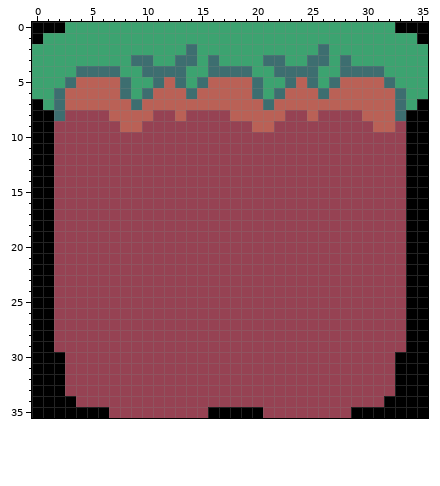
Edited in one commit: pixel-art sprite (images/maps/grass!12x12.png). Above is the file before it was changed.
The file is 36x36 pixels.
And afterwards:
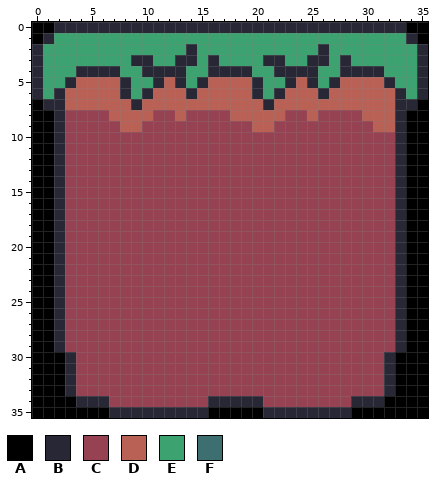
Palette (. is transparent): A #000000  B #272736  C #964253  D #ba6156  E #3ca370  F #3d6e70
Difference:
Changed rows in their new state; - is an unchanged pixel.
first column x 0:
 0 --BBBBBBBBBBBBBBBBBBBBBBBBBBBBBBBB--
 1 -B--------------------------------B-
 2 B-------------B-----------B--------B
 3 B--------BB--BB-B----BB--BB-B------B
 4 B---BBBB--BBBB--BBBB--BBBB--BBBB---B
 5 B--B----B--B-B-B----B--B-B-B----B--B
 6 B-B-----B-B---B-----B-B---B------B-B
 7 -BB------B-----------B-----------BB-
 8 --B------------------------------B--
 9 --B------------------------------B--
10 --B------------------------------B--
11 --B------------------------------B--
12 --B------------------------------B--
13 --B------------------------------B--
14 --B------------------------------B--
15 --B------------------------------B--
16 --B------------------------------B--
17 --B------------------------------B--
18 --B------------------------------B--
19 --B------------------------------B--
20 --B------------------------------B--
21 --B------------------------------B--
22 --B------------------------------B--
23 --B------------------------------B--
24 --B------------------------------B--
25 --B------------------------------B--
26 --B------------------------------B--
27 --B------------------------------B--
28 --B------------------------------B--
29 --B------------------------------B--
30 ---B----------------------------B---
31 ---B----------------------------B---
32 ---B----------------------------B---
33 ---B----------------------------B---
34 ----BBB---------BBBBB--------BBB----
35 -------BBBBBBBBB-----BBBBBBBB-------
Where, in picture pixels (left, top, right, bottom), the same in both pictures:
changed: (32, 22, 428, 418)
